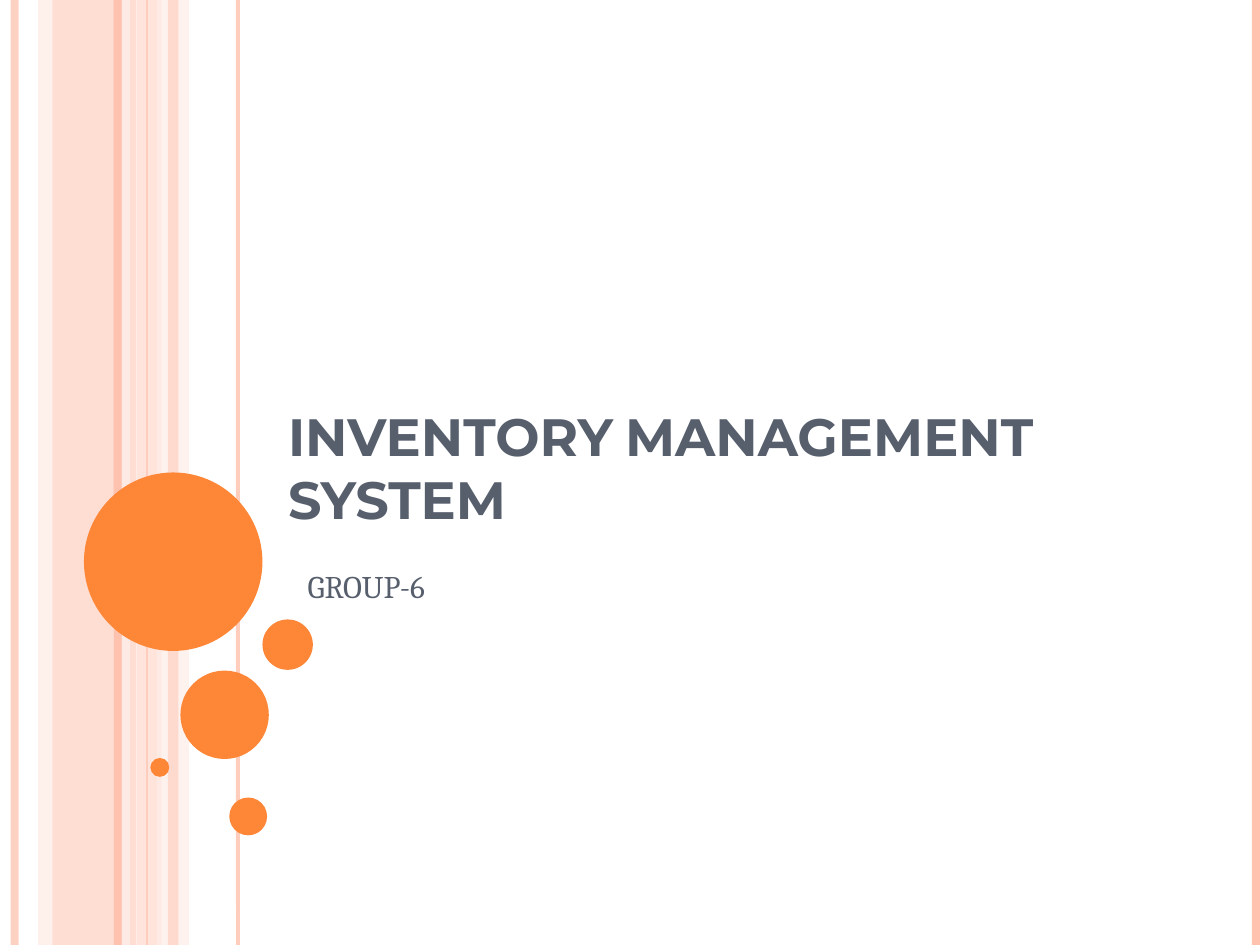
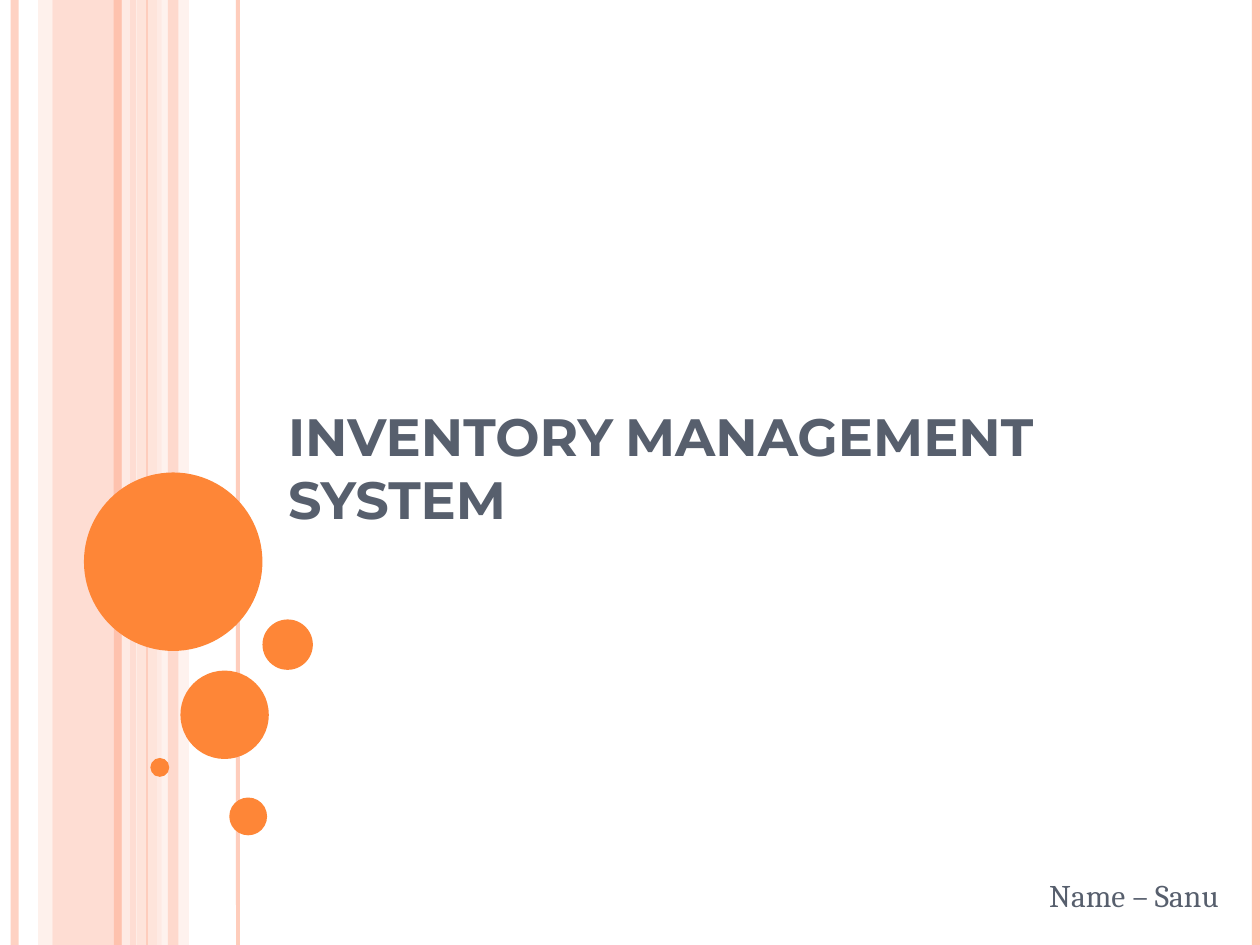
Before and after one commit to BuildWithSanu/InventoryManagementSystem_RLLProject, a slide deck: slide 1 of INVENTORY MANAGEMENT SYSTEM.pptx. Drawn at 1260x945 pixels with LibreOffice and Linux fonts; fonts in the diff are those of the drawing. Boxes give left, top, right and bottom in pixels: in the first picture for what was removed or moved away, otherwise in the second. Text is boxed around its words. In the diff, an @@ line names an element or a change of style, - is before the commit and + after.

Commit message:
Updated ppt

```diff
--- a/INVENTORY MANAGEMENT SYSTEM.pptx
+++ b/INVENTORY MANAGEMENT SYSTEM.pptx
@@ subtitle removed at [308, 576, 425, 598] @@
-GROUP-6
@@ subtitle added at [1049, 885, 1219, 907], 18 pt, text #575F6D @@
+Name – Sanu
```
Also in this commit, not shown: 2 other slides changed, 1 slide removed.
